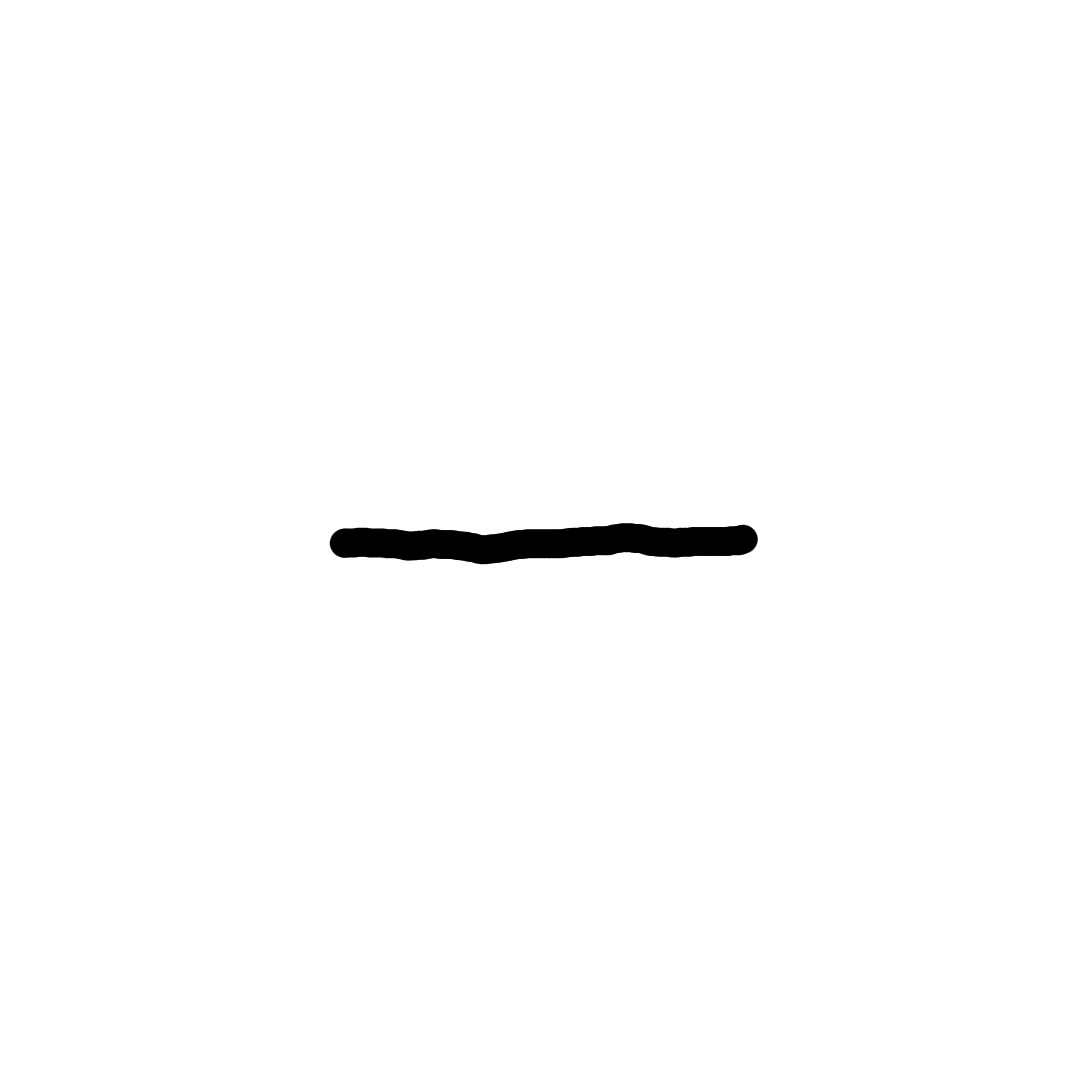
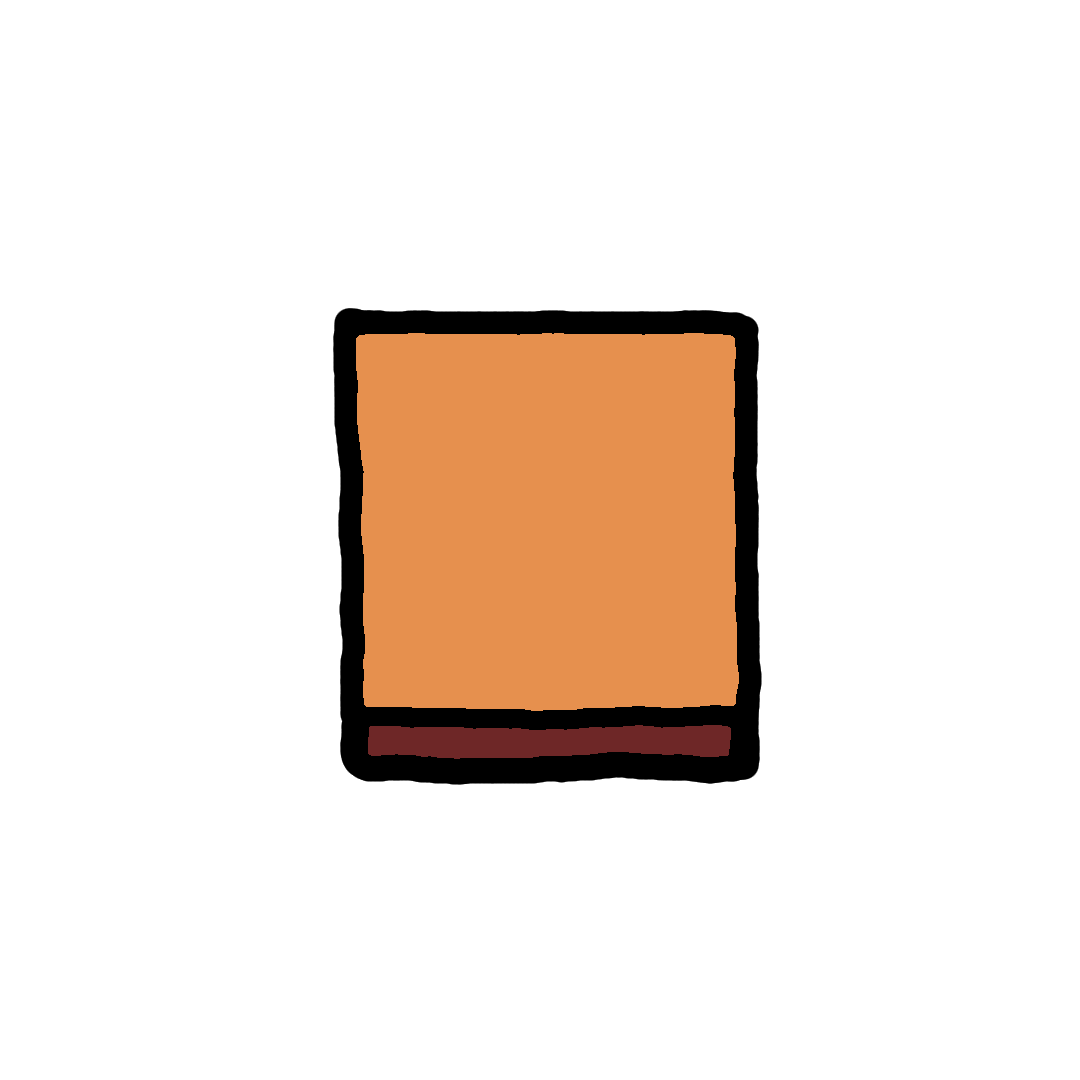
Layer changes from the first 1080 × 1080 image to the second:
renamed "Pressure Plate" to "Exit Plate", showed it, painted on it over [329, 308, 762, 785]
hid "Static Objects", painted on it over [329, 308, 762, 785]
